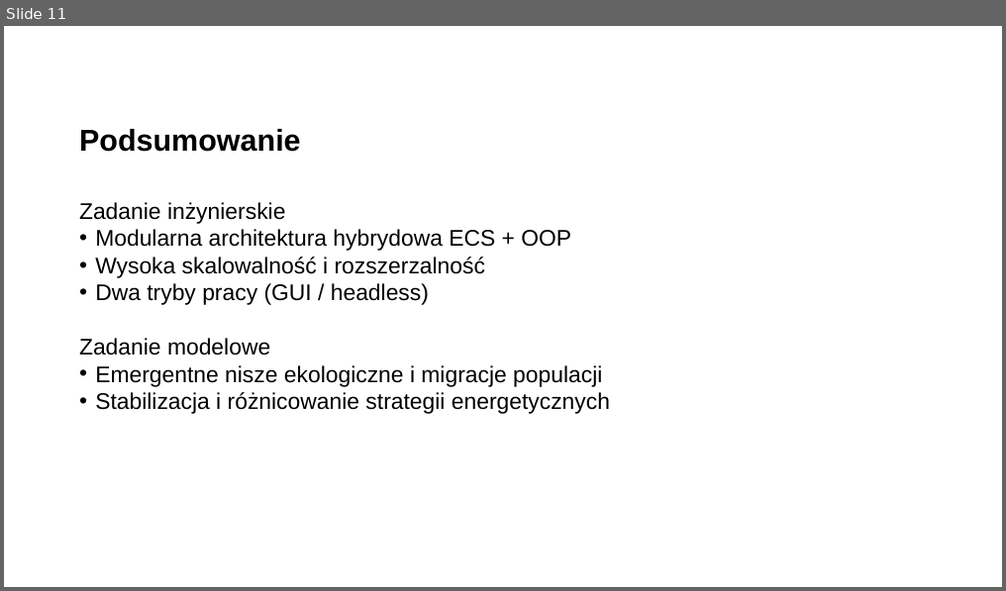
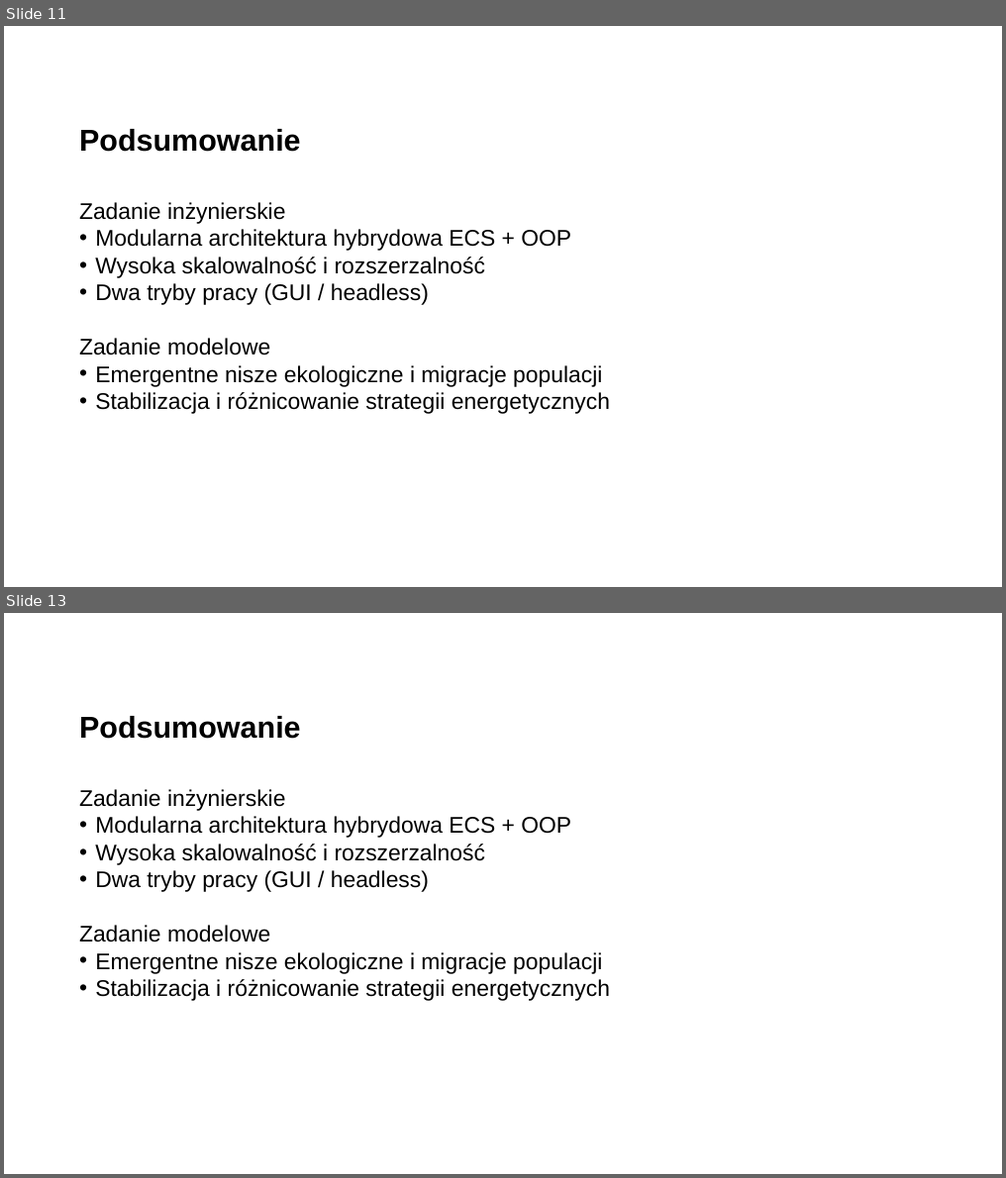
Before and after one commit to Filip-Rak/ecosystem-cc-results, a slide deck: docs/presentation.ppt. Shown one above the other, each under a label of ours: slide 11 before the commit, slides 11 and 13 after it; the slides between them are not shown. The pictures are 1006x591 and 1006x1178 pixels, drawn with LibreOffice and Linux fonts; fonts in the diff are those of the drawing; background and template pictures are left out. Boxes give left, top, right and bottom in pixels: in the first picture for what was removed or moved away, otherwise in the second. Text is boxed around its words. In the diff, an @@ line names an element or a change of style, - is before the commit and + after.

```diff
--- a/docs/presentation.ppt
+++ b/docs/presentation.ppt
@@ slide 13 added at (x1=4, y1=613, x2=1002, y2=1174), background picture (left out) @@
@@ title added at (x1=79, y1=716, x2=301, y2=739), 32 pt, text #000000, bold @@
+Podsumowanie
@@ text added at (x1=79, y1=789, x2=610, y2=1001), 24 pt, text #000000 @@
+Zadanie inżynierskie
+• Modularna architektura hybrydowa ECS + OOP
+• Wysoka skalowalność i rozszerzalność
+• Dwa tryby pracy (GUI / headless)
+Zadanie modelowe
+• Emergentne nisze ekologiczne i migracje populacji
+• Stabilizacja i różnicowanie strategii energetycznych
```
Also in this commit, not shown: 1 slide changed, 1 other slide added.
